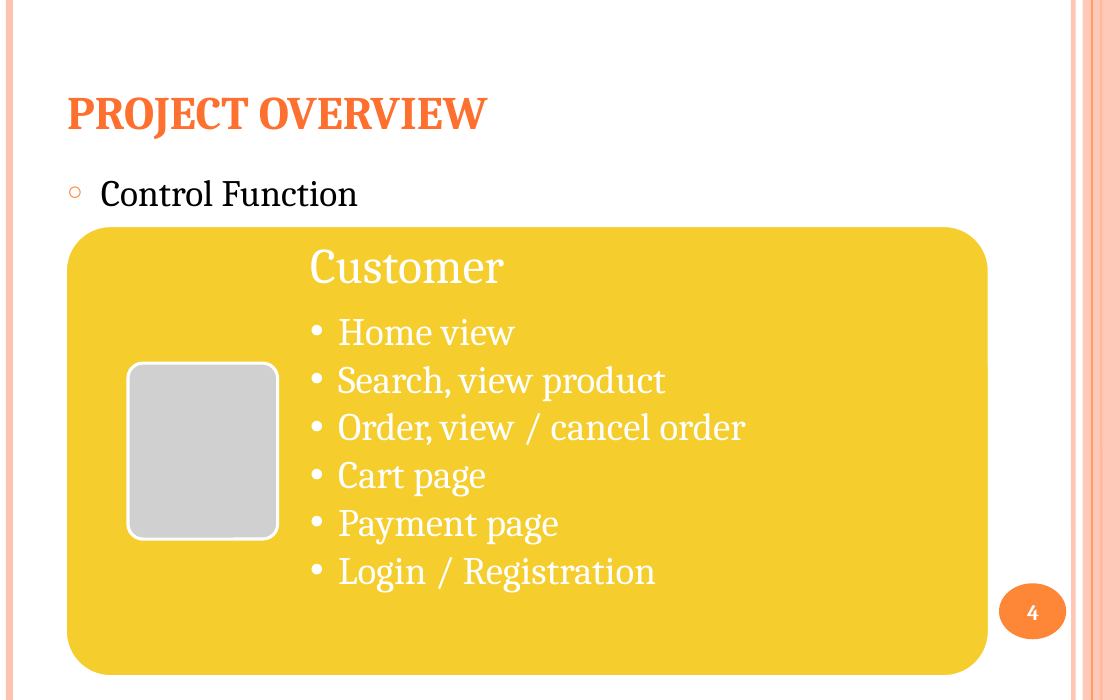
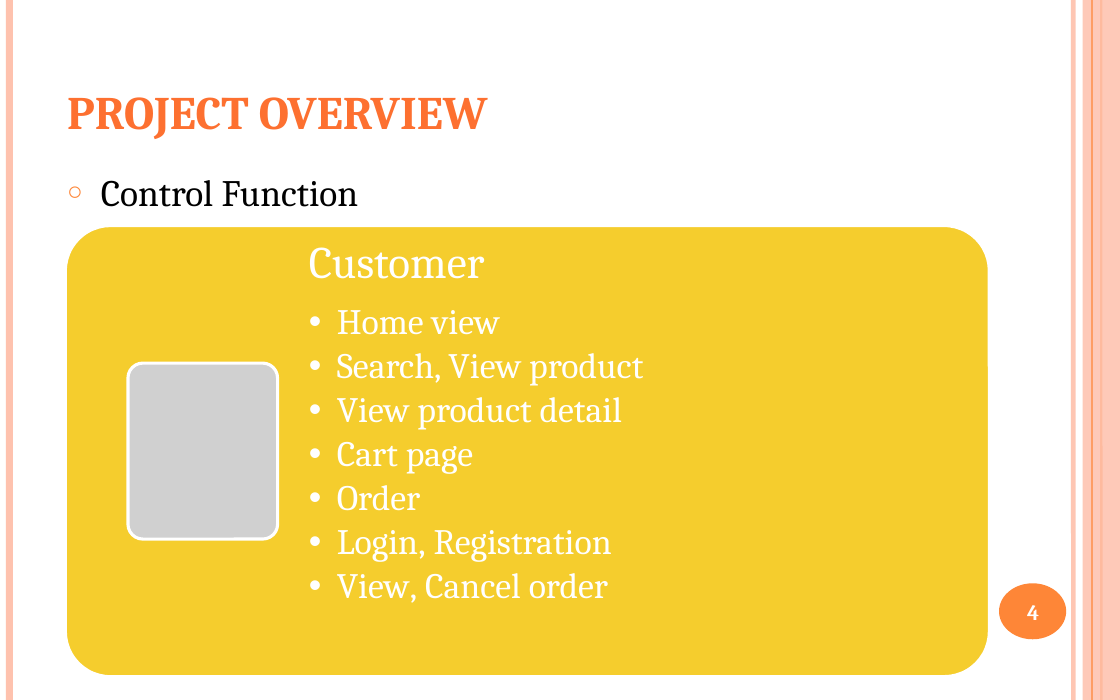
Before and after one commit to yutovsjohan/final_project, a slide deck: slide 4 of document/final_project.pptx. Drawn at 1120x700 pixels with LibreOffice and Linux fonts; fonts in the diff are those of the drawing; grey boxes stand for pictures. Boxes give left, top, right and bottom in pixels: in the first picture for what was removed or moved away, otherwise in the second. Text is boxed around its words. In the diff, an @@ line names an element or a change of style, - is before the commit and + after.

```diff
--- a/document/final_project.pptx
+++ b/document/final_project.pptx
@@ text at <box>309,247,500,474</box>: size 32 to 29 pt in "Customer"; size 25 to 23 pt in "Home view", "Cart page"; less space between paragraphs @@
@@ text at <box>337,353,643,430</box>: text changed; size 25 to 23 pt @@
-  •• Search, view product
-  •• Order, view / cancel order
+  •• Search, View product
+  •• View product detail
@@ text at <box>337,485,612,603</box>: text changed; size 25 to 23 pt @@
-  •• Payment page
-  •• Login / Registration
+  •• Order
+  •• Login, Registration
+  •• View, Cancel order
```
Also in this commit, not shown: 2 other slides changed, 1 other file.
